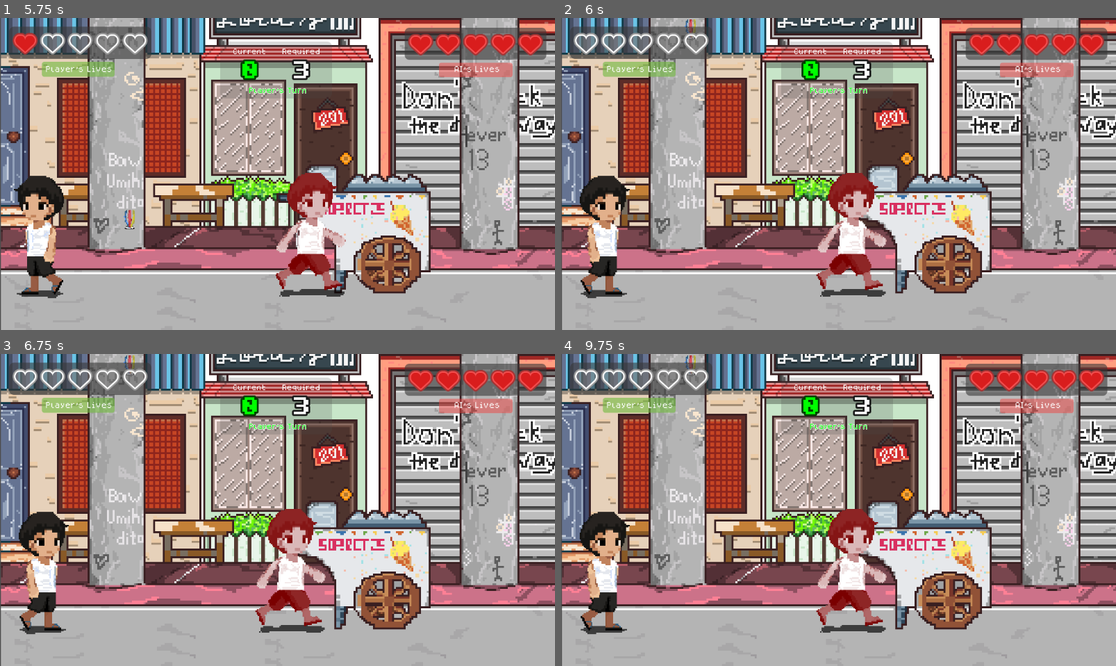
Above: before the commit, frames 1-4 (two rows, left to right).
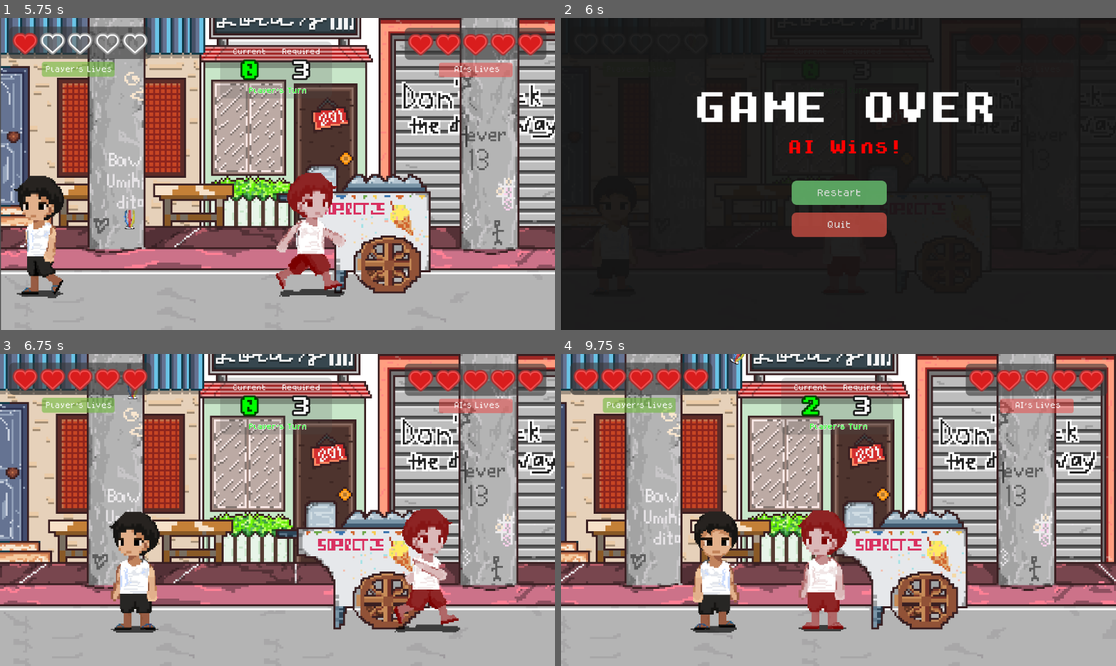
Above: after the commit, the same moments.

Repository: jehya/SipAI
Game: Godot game, scene res://scenes/main_menu.tscn
Two runs of this game, one before a commit and one after it. Both use one fixed random seed, a clock stepped at 60 frames per second and the inputs below.
Inputs (mouse positions are in pixels of both pictures, inside the frame that each line leads up to):
- Up to frame 1 (5.75 s): click "Start" at 0.5 s; hold D (move_right) 1.28-2.78 s; tap one key every 0.75 s from 1.35 s: L (kick_high) K (kick_medium) J (kick_short) L (kick_high) K (kick_medium) J (kick_short); hold Left (move_left) 2.78-3.53 s; hold D (move_right) 3.53-5.03 s; hold Left (move_left) from 5.03 s (still down)
- Up to frame 2 (6 s): release Left (move_left) at 5.78 s; hold D (move_right) from 5.78 s (still down); tap L (kick_high) at 5.85 s
- Up to frame 3 (6.75 s): release D (move_right) at 6.5 s; click (277, 528) at 6.5 s, where only the run after the commit has a clickable "Restart"
- Up to frame 4 (9.75 s): hold Left (move_left) 7.28-8.78 s; tap one key every 0.75 s from 7.35 s: K (kick_medium) J (kick_short) L (kick_high) K (kick_medium); hold D (move_right) from 8.78 s (still down)

Frame 1 is identical in both runs. In frame 2, 98% of the frame differs, in the area x 0-100%, y 0-100%; in frame 3, 22%; in frame 4, 53%.

Commit message:
added gameOver UI

Diff:
--- a/scenes/game.tscn
+++ b/scenes/game.tscn
@@ -1,15 +1,16 @@
-[gd_scene load_steps=22 format=4 uid="uid://b1mygb0vqyh2a"]
+[gd_scene load_steps=32 format=4 uid="uid://b1mygb0vqyh2a"]
 
 [ext_resource type="PackedScene" uid="uid://c7hs8oh4x4uxb" path="res://scenes/player.tscn" id="1_uwrxv"]
 [ext_resource type="Texture2D" uid="uid://daw8a8sjcvy1h" path="res://assets/bg_game.png" id="1_yqjtg"]
 [ext_resource type="PackedScene" uid="uid://cweq2e8cmrddl" path="res://scenes/sipa.tscn" id="3_lnu2h"]
 [ext_resource type="PackedScene" uid="uid://cjsfchw24vwqg" path="res://scenes/ai.tscn" id="5_iywne"]
+[ext_resource type="Script" uid="uid://b2dvc18diag6b" path="res://scripts/game_over_ui.gd" id="5_kvuet"]
 [ext_resource type="Script" uid="uid://dests1ga6xay3" path="res://scripts/turn_manager.gd" id="5_p57ef"]
-[ext_resource type="Script" path="res://scripts/panel.gd" id="5_u5sy4"]
+[ext_resource type="Script" uid="uid://dp606hpkouqrr" path="res://scripts/panel.gd" id="5_u5sy4"]
 [ext_resource type="Texture2D" uid="uid://p1q1ja31xy4h" path="res://assets/heart_full.png" id="6_gee14"]
 [ext_resource type="Texture2D" uid="uid://cbei3iisr6d7c" path="res://assets/heart_empty.png" id="7_0tnpc"]
 [ext_resource type="FontFile" uid="uid://jywost35iltc" path="res://assets/fonts/dogicapixel.ttf" id="8_0tnpc"]
-[ext_resource type="Script" uid="uid://bcwso6n0wa5ju" path="res://scenes/juggle_counter_panel.gd" id="9_vtaks"]
+[ext_resource type="Script" uid="uid://bcwso6n0wa5ju" path="res://scripts/juggle_counter_panel.gd" id="9_vtaks"]
 [ext_resource type="FontFile" uid="uid://cxnbavq6hj5l7" path="res://assets/fonts/dogicabold.ttf" id="10_kvpfn"]
 [ext_resource type="AudioStream" uid="uid://c13b862nuhf67" path="res://assets/music/Suburban Neighborhood (Sound Effect).mp3" id="12_dinhu"]
 
@@ -480,6 +481,35 @@
 [sub_resource type="RectangleShape2D" id="RectangleShape2D_iywne"]
 size = Vector2(595.34, 33.75)
 
+[sub_resource type="StyleBoxFlat" id="StyleBoxFlat_kvuet"]
+bg_color = Color(0.0807833, 0.0807833, 0.0807833, 0.945098)
+
+[sub_resource type="StyleBoxEmpty" id="StyleBoxEmpty_kvuet"]
+
+[sub_resource type="StyleBoxFlat" id="StyleBoxFlat_trtic"]
+
+[sub_resource type="StyleBoxFlat" id="StyleBoxFlat_ir15t"]
+
+[sub_resource type="StyleBoxFlat" id="StyleBoxFlat_ca42v"]
+bg_color = Color(0.376471, 0.682353, 0.403922, 0.917647)
+corner_radius_top_left = 10
+corner_radius_top_right = 10
+corner_radius_bottom_right = 10
+corner_radius_bottom_left = 10
+
+[sub_resource type="StyleBoxEmpty" id="StyleBoxEmpty_rysoc"]
+
+[sub_resource type="StyleBoxFlat" id="StyleBoxFlat_ssvqc"]
+
+[sub_resource type="StyleBoxFlat" id="StyleBoxFlat_264po"]
+
+[sub_resource type="StyleBoxFlat" id="StyleBoxFlat_1kice"]
+bg_color = Color(0.788235, 0.305882, 0.262745, 0.784314)
+corner_radius_top_left = 10
+corner_radius_top_right = 10
+corner_radius_bottom_right = 10
+corner_radius_bottom_left = 10
+
 [sub_resource type="StyleBoxFlat" id="StyleBoxFlat_iywne"]
 bg_color = Color(0.215902, 0.215902, 0.215902, 0.596078)
 corner_radius_top_left = 10
@@ -570,6 +600,83 @@
 [node name="CollisionShape2D" type="CollisionShape2D" parent="Boundaries/GroundArea"]
 position = Vector2(279, 113)
 shape = SubResource("RectangleShape2D_iywne")
+
+[node name="GameOverUI" type="CanvasLayer" parent="."]
+layer = 2
+script = ExtResource("5_kvuet")
+
+[node name="Panel" type="Panel" parent="GameOverUI"]
+anchors_preset = 15
+anchor_right = 1.0
+anchor_bottom = 1.0
+grow_horizontal = 2
+grow_vertical = 2
+theme_override_styles/panel = SubResource("StyleBoxFlat_kvuet")
+
+[node name="GameOverLabel" type="Label" parent="GameOverUI/Panel"]
+layout_mode = 1
+anchors_preset = 8
+anchor_left = 0.5
+anchor_top = 0.5
+anchor_right = 0.5
+anchor_bottom = 0.5
+offset_left = -199.0
+offset_top = -170.0
+offset_right = 225.0
+offset_bottom = -31.0
+grow_horizontal = 2
+grow_vertical = 2
+theme_override_fonts/font = ExtResource("10_kvpfn")
+theme_override_font_sizes/font_size = 70
+
+[node name="WinnerLabel" type="Label" parent="GameOverUI/Panel"]
+layout_mode = 0
+offset_left = 470.0
+offset_top = 254.0
+offset_right = 753.0
+offset_bottom = 330.0
+theme_override_fonts/font = ExtResource("10_kvpfn")
+theme_override_font_sizes/font_size = 30
+
+[node name="RestartButton" type="Button" parent="GameOverUI/Panel"]
+layout_mode = 1
+anchors_preset = 8
+anchor_left = 0.5
+anchor_top = 0.5
+anchor_right = 0.5
+anchor_bottom = 0.5
+offset_left = -97.0
+offset_top = 14.0
+offset_right = 100.0
+offset_bottom = 64.0
+grow_horizontal = 2
+grow_vertical = 2
+theme_override_fonts/font = ExtResource("8_0tnpc")
+theme_override_styles/focus = SubResource("StyleBoxEmpty_kvuet")
+theme_override_styles/hover = SubResource("StyleBoxFlat_trtic")
+theme_override_styles/pressed = SubResource("StyleBoxFlat_ir15t")
+theme_override_styles/normal = SubResource("StyleBoxFlat_ca42v")
+text = "Restart"
+
+[node name="QuitButton" type="Button" parent="GameOverUI/Panel"]
+layout_mode = 1
+anchors_preset = 8
+anchor_left = 0.5
+anchor_top = 0.5
+anchor_right = 0.5
+anchor_bottom = 0.5
+offset_left = -97.0
+offset_top = 80.0
+offset_right = 100.0
+offset_bottom = 131.0
+grow_horizontal = 2
+grow_vertical = 2
+theme_override_fonts/font = ExtResource("8_0tnpc")
+theme_override_styles/focus = SubResource("StyleBoxEmpty_rysoc")
+theme_override_styles/hover = SubResource("StyleBoxFlat_ssvqc")
+theme_override_styles/pressed = SubResource("StyleBoxFlat_264po")
+theme_override_styles/normal = SubResource("StyleBoxFlat_1kice")
+text = "Quit"
 
 [node name="CanvasLayer" type="CanvasLayer" parent="."]
 
@@ -756,6 +863,5 @@
 [node name="AudioStreamPlayer2D" type="AudioStreamPlayer2D" parent="."]
 stream = ExtResource("12_dinhu")
 autoplay = true
-bus = &"Music"
 
 [connection signal="body_entered" from="Boundaries/GroundArea" to="Sipa" method="_on_ground_area_body_entered"]
--- /dev/null
+++ b/scenes/game_over.tscn
@@ -0,0 +1,94 @@
+[gd_scene load_steps=7 format=3 uid="uid://c3ryin4ywpadg"]
+
+[ext_resource type="Script" path="res://scripts/game_over.gd" id="1_xeevv"]
+[ext_resource type="FontFile" uid="uid://jywost35iltc" path="res://assets/fonts/dogicapixel.ttf" id="2_wqhvx"]
+
+[sub_resource type="StyleBoxFlat" id="StyleBoxFlat_racf3"]
+bg_color = Color(0.6, 0.811765, 0.6, 0.745098)
+corner_radius_top_left = 10
+corner_radius_top_right = 10
+corner_radius_bottom_right = 10
+corner_radius_bottom_left = 10
+
+[sub_resource type="StyleBoxFlat" id="StyleBoxFlat_7m3ot"]
+bg_color = Color(0.6, 0.811765, 0.6, 0.745098)
+corner_radius_top_left = 10
+corner_radius_top_right = 10
+corner_radius_bottom_right = 10
+corner_radius_bottom_left = 10
+
+[sub_resource type="StyleBoxFlat" id="StyleBoxFlat_v3hpu"]
+bg_color = Color(0.6, 0.811765, 0.6, 0.745098)
+corner_radius_top_left = 10
+corner_radius_top_right = 10
+corner_radius_bottom_right = 10
+corner_radius_bottom_left = 10
+
+[sub_resource type="StyleBoxFlat" id="StyleBoxFlat_irg28"]
+bg_color = Color(0.875685, 0.435643, 0.448866, 1)
+corner_radius_top_left = 10
+corner_radius_top_right = 10
+corner_radius_bottom_right = 10
+corner_radius_bottom_left = 10
+
+[node name="GameOver" type="Control"]
+layout_mode = 3
+anchors_preset = 15
+anchor_right = 1.0
+anchor_bottom = 1.0
+grow_horizontal = 2
+grow_vertical = 2
+script = ExtResource("1_xeevv")
+
+[node name="Panel" type="Panel" parent="."]
+layout_mode = 1
+anchors_preset = 15
+anchor_right = 1.0
+anchor_bottom = 1.0
+grow_horizontal = 2
+grow_vertical = 2
+
+[node name="Label" type="Label" parent="Panel"]
+layout_mode = 0
+offset_left = 499.0
+offset_top = 167.0
+offset_right = 640.0
+offset_bottom = 221.0
+
+[node name="VBoxContainer" type="VBoxContainer" parent="Panel"]
+layout_mode = 1
+anchors_preset = 8
+anchor_left = 0.5
+anchor_top = 0.5
+anchor_right = 0.5
+anchor_bottom = 0.5
+offset_left = -100.0
+offset_top = -7.0
+offset_right = 101.0
+offset_bottom = 106.0
+grow_horizontal = 2
+grow_vertical = 2
+theme_override_constants/separation = 10
+
+[node name="RetryButton" type="Button" parent="Panel/VBoxContainer"]
+layout_mode = 2
+size_flags_vertical = 3
+theme_override_fonts/font = ExtResource("2_wqhvx")
+theme_override_font_sizes/font_size = 20
+theme_override_styles/hover = SubResource("StyleBoxFlat_racf3")
+theme_override_styles/pressed = SubResource("StyleBoxFlat_7m3ot")
+theme_override_styles/normal = SubResource("StyleBoxFlat_v3hpu")
+text = "Restart"
+
+[node name="QuitButton" type="Button" parent="Panel/VBoxContainer"]
+layout_mode = 2
+size_flags_vertical = 3
+theme_override_fonts/font = ExtResource("2_wqhvx")
+theme_override_font_sizes/font_size = 20
+theme_override_styles/hover = SubResource("StyleBoxFlat_racf3")
+theme_override_styles/pressed = SubResource("StyleBoxFlat_7m3ot")
+theme_override_styles/normal = SubResource("StyleBoxFlat_irg28")
+text = "Quit"
+
+[connection signal="pressed" from="Panel/VBoxContainer/RetryButton" to="." method="_on_restart_button_pressed"]
+[connection signal="pressed" from="Panel/VBoxContainer/QuitButton" to="." method="_on_quit_button_pressed"]
--- a/scenes/main_menu.tscn
+++ b/scenes/main_menu.tscn
@@ -131,7 +131,6 @@
 [node name="Music" type="AudioStreamPlayer2D" parent="."]
 stream = ExtResource("4_wu84c")
 autoplay = true
-bus = &"Music"
 
 [connection signal="pressed" from="VBoxContainer/Button" to="." method="_on_start_pressed"]
 [connection signal="pressed" from="VBoxContainer/Button2" to="." method="_on_exit_pressed"]
--- /dev/null
+++ b/scripts/game_over_ui.gd
@@ -0,0 +1,31 @@
+extends CanvasLayer
+
+@onready var game_over_label = $Panel/GameOverLabel
+@onready var winner_label = $Panel/WinnerLabel
+@onready var restart_button = $Panel/RestartButton
+@onready var quit_button = $Panel/QuitButton
+
+
+func _ready():
+	visible = false
+
+
+	restart_button.pressed.connect(restart_game)
+	quit_button.pressed.connect(quit_game)  # Connect the quit button
+
+func show_game_over(winner: String):
+	game_over_label.text = "GAME OVER"
+	winner_label.text = "%s Wins!" % winner
+
+	if winner == "Player":
+		winner_label.self_modulate = Color(0, 1, 0)  # Green
+	else:
+		winner_label.self_modulate = Color(1, 0, 0)  # Red
+
+	visible = true
+
+func restart_game():
+	get_tree().reload_current_scene()
+
+func quit_game():
+	get_tree().quit()  # This exits the game
--- /dev/null
+++ b/scripts/juggle_counter_panel.gd
@@ -0,0 +1,32 @@
+extends Panel
+
+@onready var current_label: Label = $VBoxContainer/CurrentJuggleLabel
+@onready var required_label: Label = $VBoxContainer2/RequiredJuggleLabel
+@onready var turn_label: Label = $TurnLabel
+
+var success_color = Color(0, 1, 0)
+var normal_color = Color(1, 1, 1)
+
+func update_counters(required: int, current: int, player_name: String):
+	current_label.text = "%d" % current
+	required_label.text = "%d" % required
+
+	if player_name == "Player":
+		current_label.add_theme_color_override("font_color", Color(0, 1, 0))  # Green
+		turn_label.text = "Player's Turn"
+		turn_label.add_theme_color_override("font_color", Color(0, 1, 0))
+	else:
+		current_label.add_theme_color_override("font_color", Color(1, 0, 0))  # Red
+		turn_label.text = "AI's Turn"
+		turn_label.add_theme_color_override("font_color", Color(1, 0, 0))
+
+	# Animate if success
+	if current >= required:
+		current_label.modulate = Color(0, 1, 0)  # Green effect
+		animate_label()
+	else:
+		current_label.modulate = Color(1, 1, 1)  # Default/White
+func animate_label():
+	var tween = get_tree().create_tween()
+	tween.tween_property(current_label, "scale", Vector2(1.3, 1.3), 0.1)
+	tween.tween_property(current_label, "scale", Vector2(1, 1), 0.1)
--- a/scripts/turn_manager.gd
+++ b/scripts/turn_manager.gd
@@ -85,16 +85,21 @@
 
 	start_turn()
 
-
+#CHANGES
 func check_game_over():
 	if player_lives <= 0:
 		print("GAME OVER: AI wins!")
-		get_tree().paused = true
-		emit_signal("game_over", "AI")
+		#get_tree().paused = true
+		show_game_over_ui("AI")
 	elif ai_lives <= 0:
 		print("GAME OVER: Player wins!")
-		get_tree().paused = true
-		emit_signal("game_over", "Player")
+		#get_tree().paused = true
+		show_game_over_ui("Player")
+#CHANGES
+func show_game_over_ui(winner: String):
+	var ui = get_node("/root/Game/GameOverUI")
+	ui.show_game_over(winner)
+	#get_tree().paused = true  # Optional: pause game
 
 
 
Not shown: 1 places in default_bus_layout.tres that only renumber resources
Not shown, added: scripts/game_over_ui.gd.uid
Not shown, added: scripts/juggle_counter_panel.gd.uid
